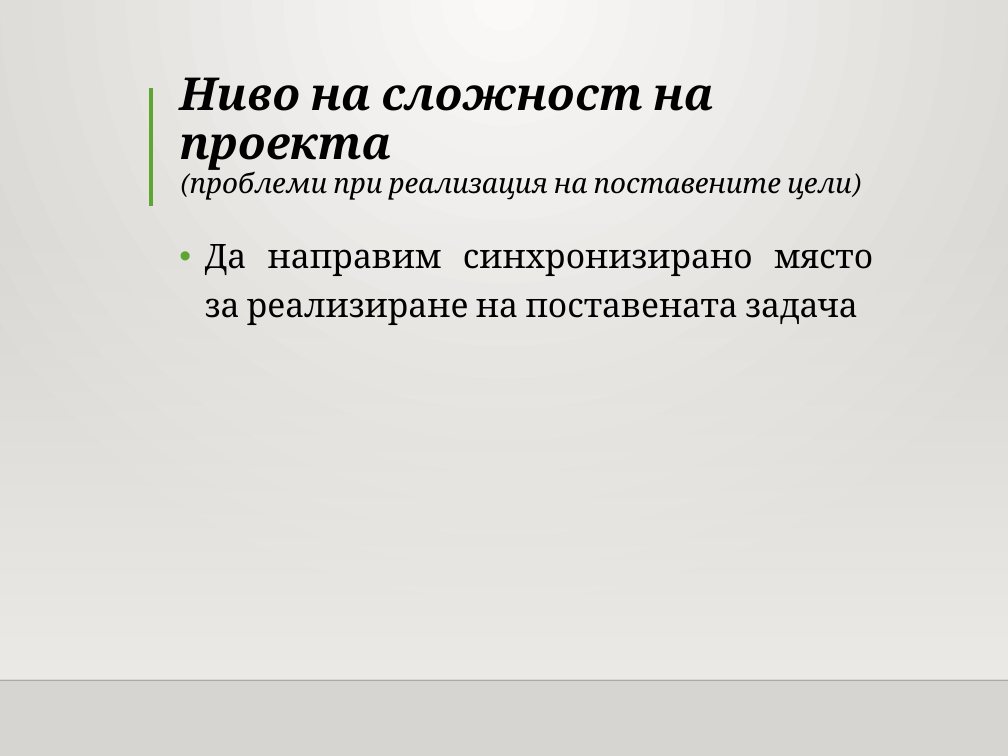
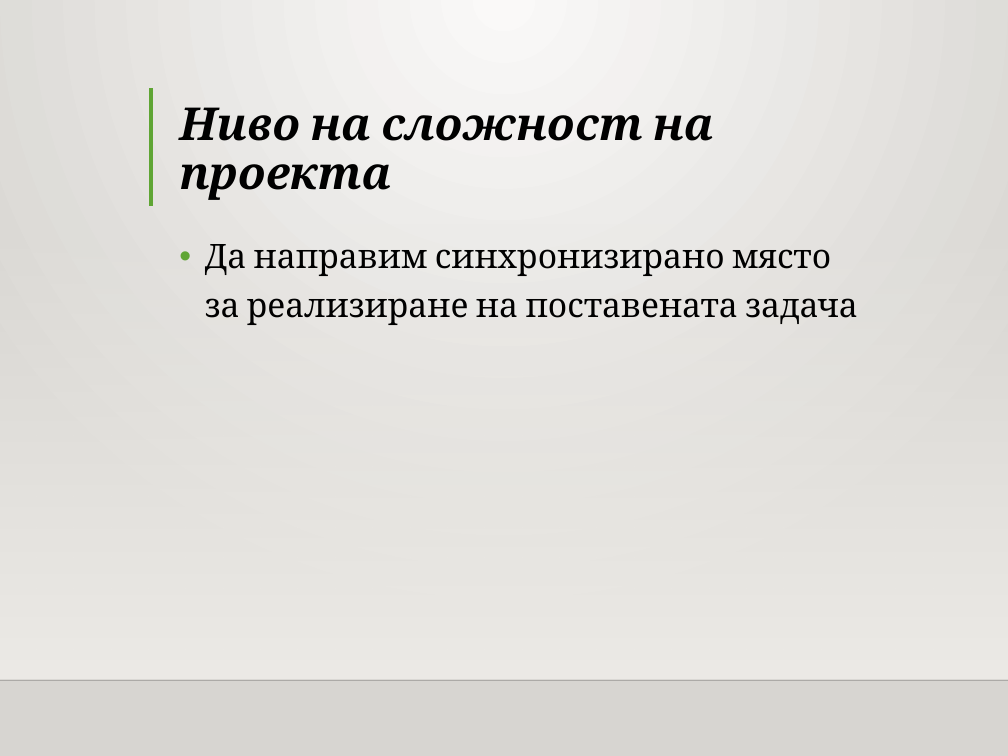
Before and after one commit to Foloundev/kompSistemaUchilishte, a slide deck: slide 4 of Predstaviane_na_proekt.pptx. Drawn at 1008x756 pixels with LibreOffice and Linux fonts; fonts in the diff are those of the drawing; background and template pictures are left out. Boxes give left, top, right and bottom in pixels: in the first picture for what was removed or moved away, otherwise in the second. Text is boxed around its words. In the diff, an @@ line names an element or a change of style, - is before the commit and + after.

```diff
--- a/Predstaviane_na_proekt.pptx
+++ b/Predstaviane_na_proekt.pptx
@@ title at <box>179,107,714,200</box>: text changed; size 19.8 to 32.4 pt; bold on @@
-Ниво на сложност на проекта
-(проблеми при реализация на поставените цели)
+Ниво на сложност на проекта
@@ text "Да направим синхронизирано място за ..." at <box>205,244,858,325</box>: alignment justified to left @@
```
Also in this commit, not shown: 5 other slides changed, 11 other files.
